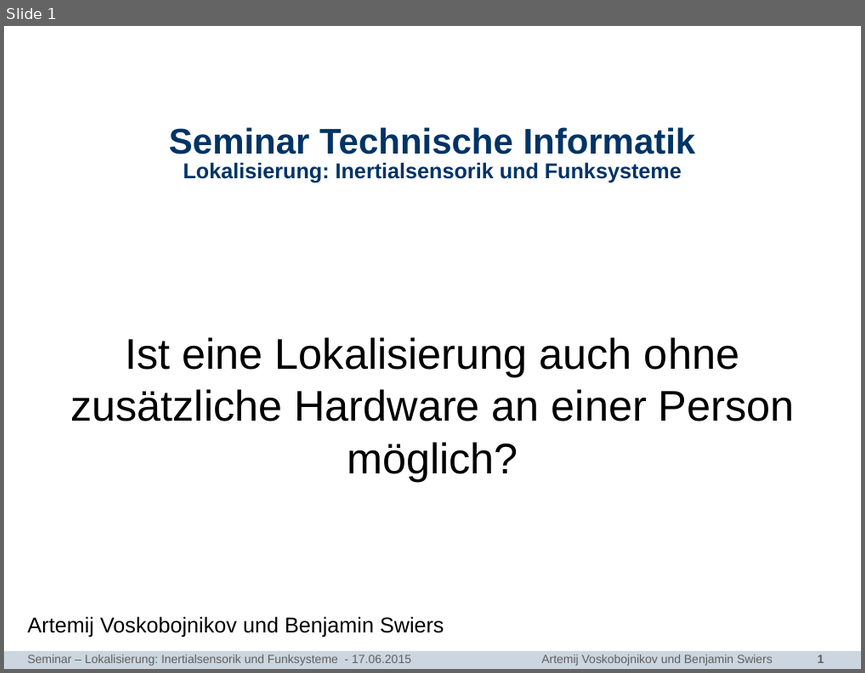
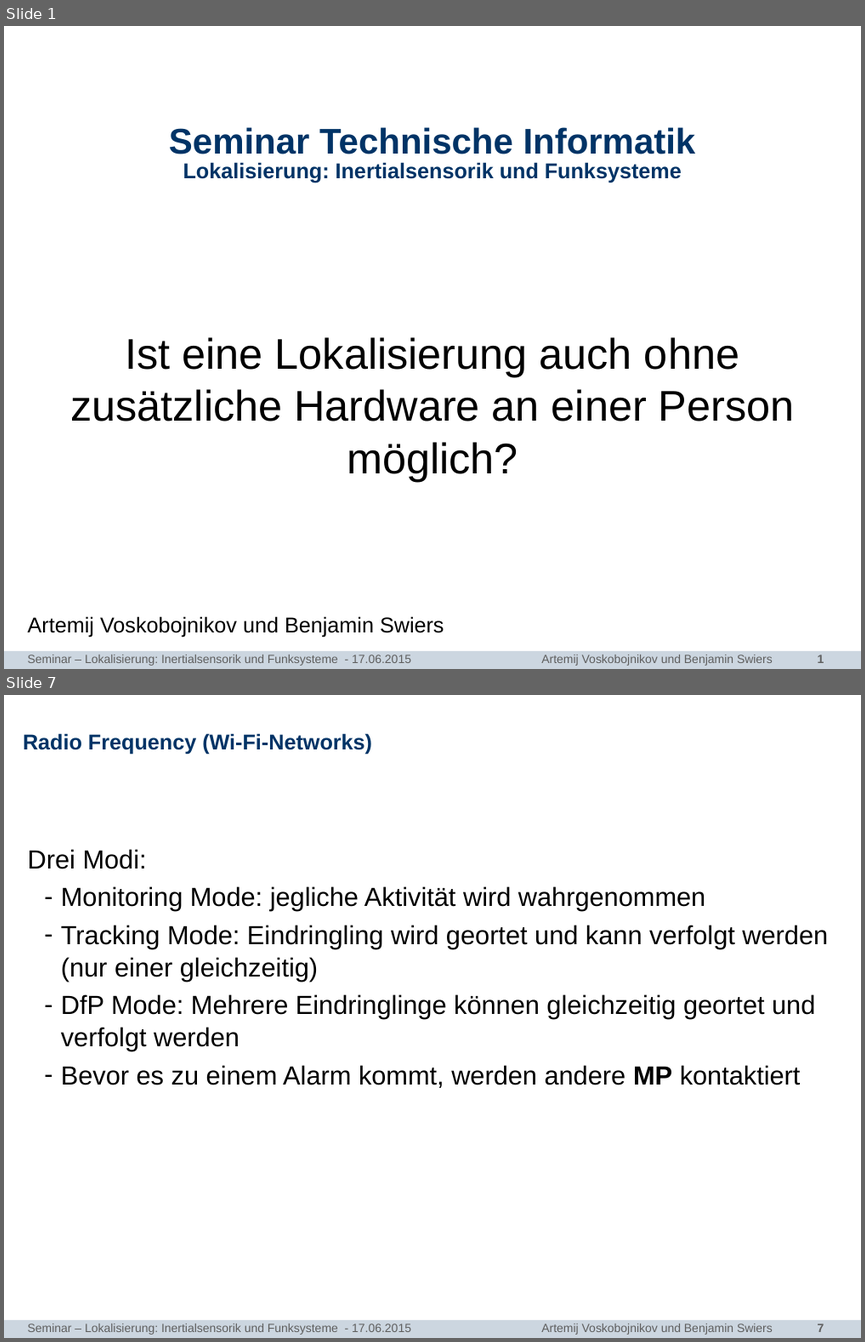
Before and after one commit to bennySwiers/Ausarbeitung-Seminar-TI, a slide deck: Vortrag/Seminar_TI_Sensorlose_Lokalisierung.pptx. Shown one above the other, each under a label of ours: slide 1 before the commit, slides 1 and 7 after it; the slides between them are not shown. The pictures are 865x673 and 865x1342 pixels, drawn with LibreOffice and Linux fonts; fonts in the diff are those of the drawing; background and template pictures are left out. Boxes give left, top, right and bottom in pixels: in the first picture for what was removed or moved away, otherwise in the second. Text is boxed around its words. In the diff, an @@ line names an element or a change of style, - is before the commit and + after.

```diff
--- a/Vortrag/Seminar_TI_Sensorlose_Lokalisierung.pptx
+++ b/Vortrag/Seminar_TI_Sensorlose_Lokalisierung.pptx
@@ slide 7 added at <box>4,695,861,1338</box>, background #FFFFFF; not listed: 2 template elements that a slide beside it also shows @@
@@ title added at <box>23,733,372,754</box>, 18 pt, text #003366, bold @@
+Radio Frequency (Wi-Fi-Networks)
@@ text added at <box>28,849,828,1088</box>, 22 pt, text #000000 @@
+Drei Modi:
+  – Monitoring Mode: jegliche Aktivität wird wahrgenommen
+  – Tracking Mode: Eindringling wird geortet und kann verfolgt werden (nur einer gleichzeitig)
+  – DfP Mode: Mehrere Eindringlinge können gleichzeitig geortet und verfolgt werden
+  – Bevor es zu einem Alarm kommt, werden andere MP kontaktiert
@@ text added at <box>28,1323,772,1334</box>, 10 pt, text #5F5F5F @@
+Seminar – Lokalisierung: Inertialsensorik und Funksysteme - 17.06.2015 Artemij Voskobojnikov und Benjamin Swiers
```
Also in this commit, not shown: 8 slides changed, 5 other slides added.
